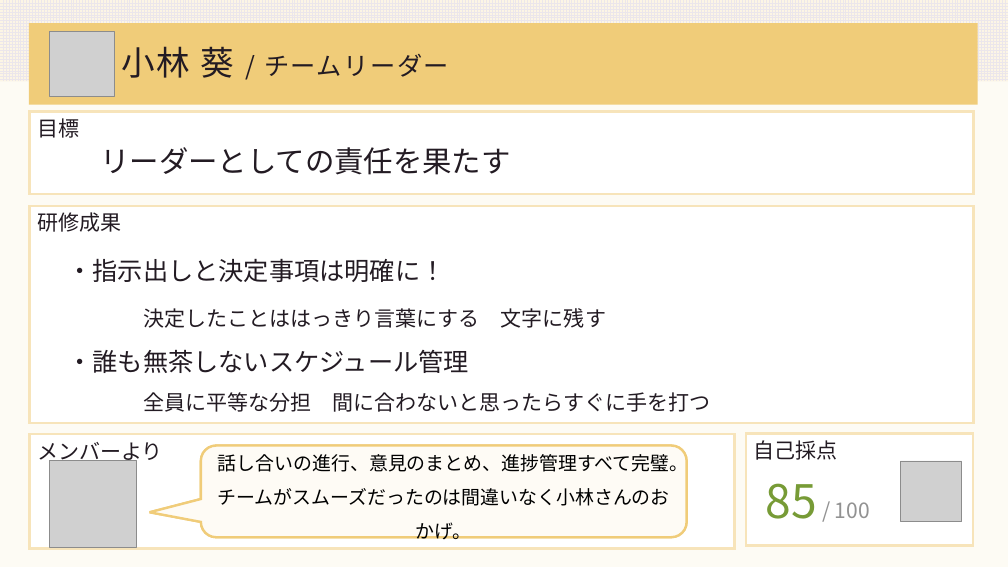
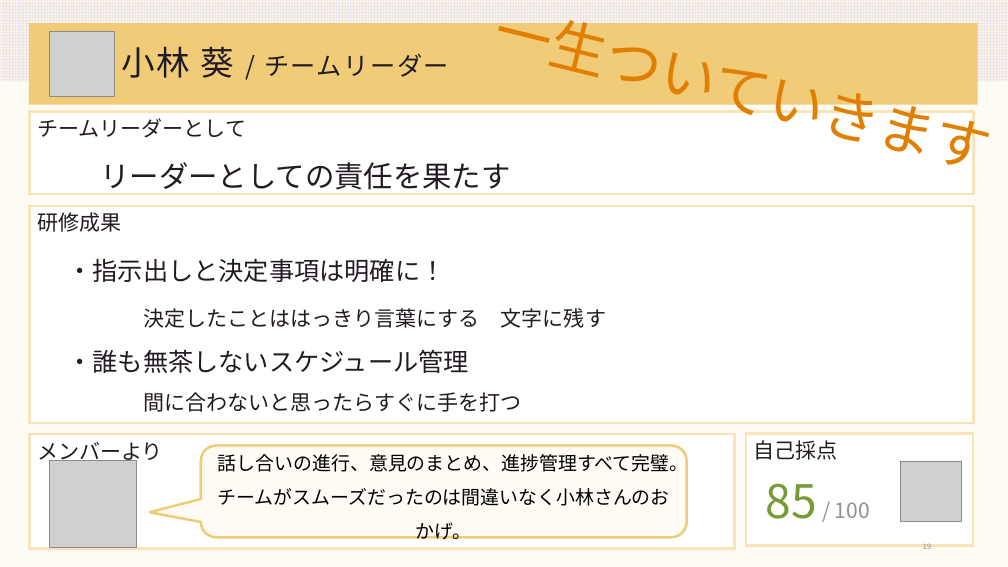
Before and after one commit to DOJO-2021/A-4, a slide deck: slide 19 of documents/worldMap発表資料改良.pptx. Drawn at 1008x567 pixels with LibreOffice and Linux fonts; fonts in the diff are those of the drawing; grey boxes stand for pictures. Boxes give left, top, right and bottom in pixels: in the first picture for what was removed or moved away, otherwise in the second. Text is boxed around its words. In the diff, an @@ line names an element or a change of style, - is before the commit and + after.

```diff
--- a/documents/worldMap発表資料改良.pptx
+++ b/documents/worldMap発表資料改良.pptx
@@ text added at box(491, 0, 985, 171), 54 pt, text #E07F02 @@
+一生ついていきます
@@ text in rectangle at box(37, 118, 246, 138): text changed @@
-目標
+チームリーダーとして
@@ text "リーダーとしての責任を果たす" rewrapped from box(101, 147, 511, 175) to box(101, 162, 511, 195) @@
@@ text at box(143, 392, 521, 412): text changed @@
-全員に平等な分担 間に合わないと思ったらすぐに手を打つ
+間に合わないと思ったらすぐに手を打つ
@@ page number added at box(923, 544, 931, 549), 7 pt, text #8D8D8D @@
+19
```
Also in this commit, not shown: 28 other slides changed, 2 slides added, 1 other file.
